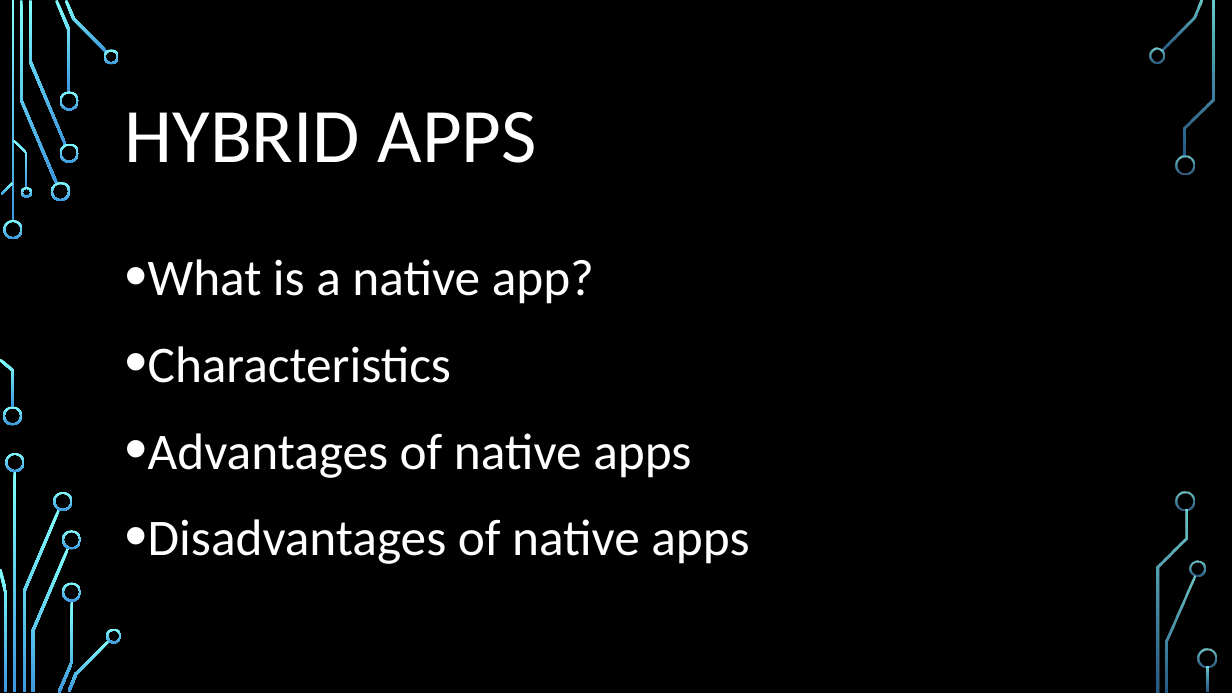
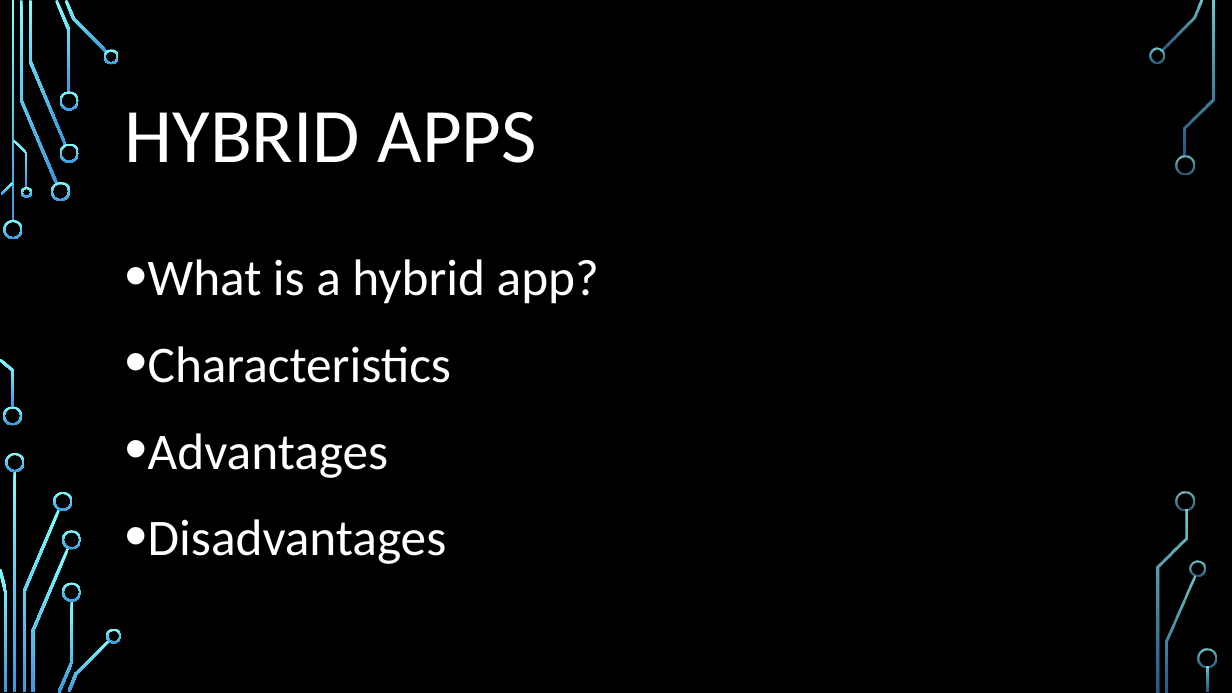
Before and after one commit to Kelben-ui/Group-15, a slide deck: slide 6 of Task 1/TASK 1 PowerPoint.pptx. Drawn at 1232x693 pixels with LibreOffice and Linux fonts; fonts in the diff are those of the drawing; background and template pictures are left out. Boxes give left, top, right and bottom in pixels: in the first picture for what was removed or moved away, otherwise in the second. Text is boxed around its words. In the diff, an @@ line names an element or a change of style, - is before the commit and + after.

```diff
--- a/Task 1/TASK 1 PowerPoint.pptx
+++ b/Task 1/TASK 1 PowerPoint.pptx
@@ text at box(148, 259, 599, 304): text changed @@
-• What is a native app?
+• What is a hybrid app?
@@ text at box(148, 433, 447, 564): text changed @@
-• Advantages of native apps
-• Disadvantages of native apps
+• Advantages
+• Disadvantages
```
Also in this commit, not shown: 2 other slides changed, 3 other files.
